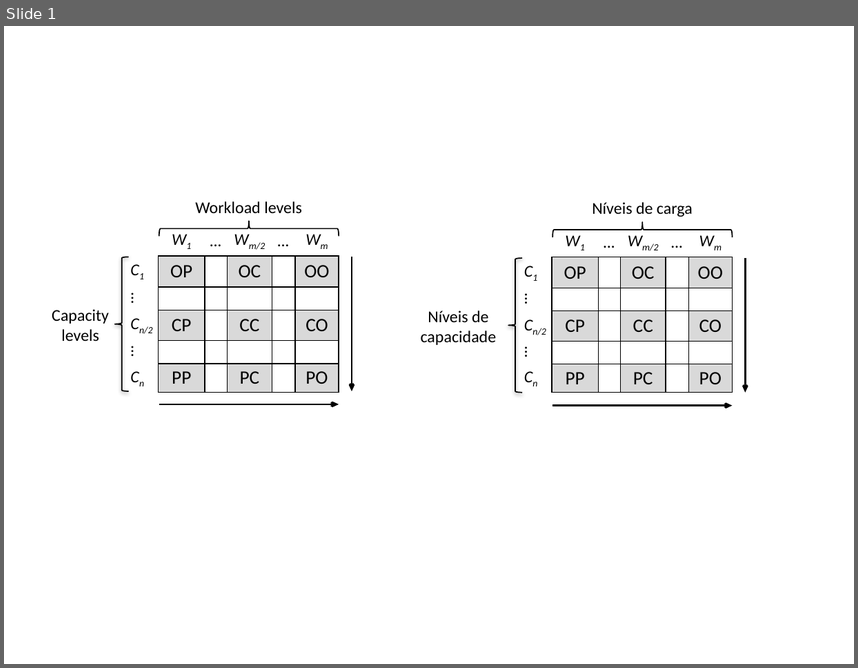
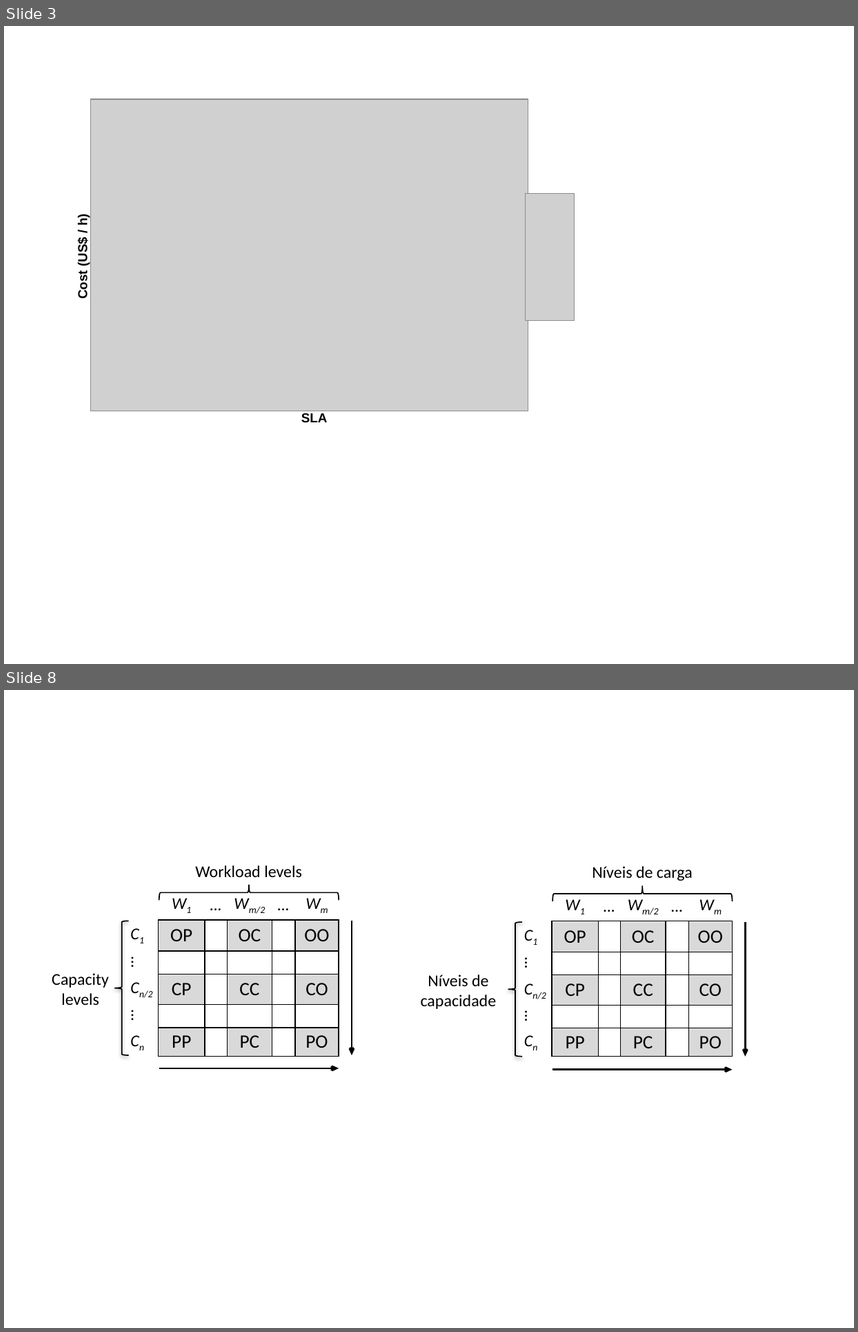
Before and after one commit to marcelocg/Dissertacao, a slide deck: Diagramas/cloud-capacitor-figuras.pptx. Shown one above the other, each under a label of ours: slide 1 before the commit, slides 3 and 8 after it; the slides between them are not shown. The pictures are 858x668 and 858x1332 pixels, drawn with LibreOffice and Linux fonts; fonts in the diff are those of the drawing; grey boxes stand for pictures. Boxes give left, top, right and bottom in pixels: in the first picture for what was removed or moved away, otherwise in the second. Text is boxed around its words. In the diff, an @@ line names an element or a change of style, - is before the commit and + after.

```diff
--- a/Diagramas/cloud-capacitor-figuras.pptx
+++ b/Diagramas/cloud-capacitor-figuras.pptx
@@ slide 3 added at <box>4,26,854,664</box>, background #FFFFFF @@
@@ group added at <box>76,99,575,423</box>: 2 pictures, 2 texts @@
+SLA
+Cost (US$ / h)
@@ what was slide 1 is now slide 8 @@
```
Also in this commit, not shown: 3 slides changed, 9 other slides added, 13 other files.
